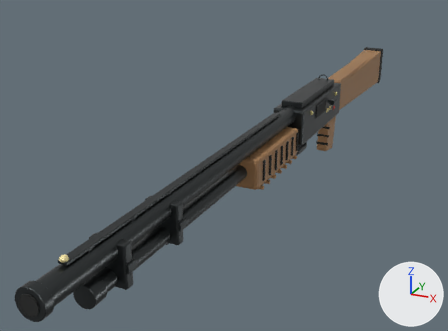
The Blender file weapons_model.blend/shotgun.blend: old version first, new version second.
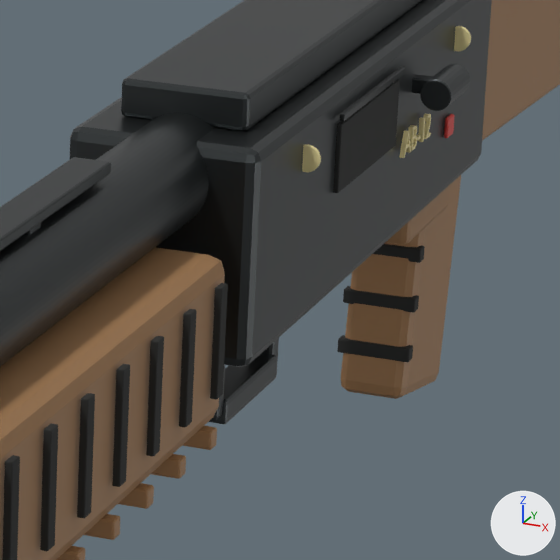
The first picture shows the older version from a camera (50 mm lens) standing at (5.82, -18.14, 5.43) and looking at (-1.53, -3.04, -1.05). The close-ups show the older and then the newer version on the part from 59% to 78% of the width and 26% to 53% of the height of that picture. Only the edits that show in the close-ups are written down. Arrows for +X, +Y and +Z are at lower right; the lights stay in place.

In view in the first close-up: 'Barrel_DarkBlued_Steel', 'Pistol_Grip_Finger_Groove_1', 'Pistol_Grip_Finger_Groove_2', 'Pistol_Grip_Slim_Wood', 'Pump_Foreend_Walnut_Core', 'Pump_Right_Checkering_2', 'Pump_Right_Checkering_3', 'Pump_Right_Checkering_5', 'Receiver_Main_Bevelled', 'Receiver_Top_Strap', 'Right_Ejection_Port_Dark', 'Trigger_Guard_Bottom_Bar', 'Trigger_Guard_Front_Post', 'Trigger_Guard_Rear_Post', 'Vent_Rib_Base', 'Walnut_Stock_Tapered' and 19 more.
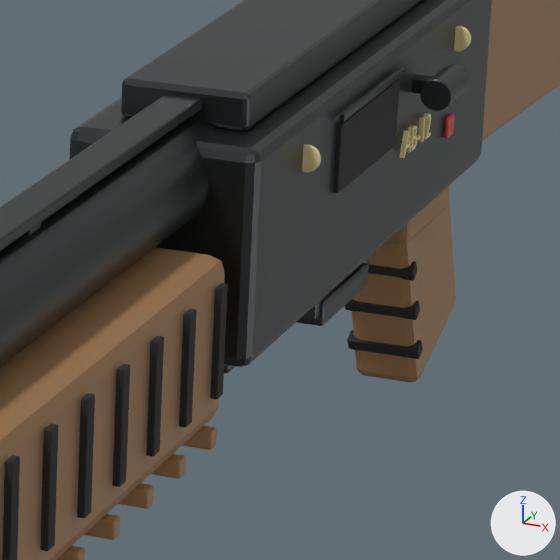
Boxes (x1, y1, x2, y2) around the edits, measured in the close-ups (560 x 560 px):
```json
{"object": "Pistol_Grip_Slim_Wood", "change": "moved, turned", "before": [341, 175, 461, 399], "after": [352, 198, 456, 383]}
{"object": "Vent_Rib_Base", "change": "moved, rescaled", "before": [0, 157, 111, 251], "after": [0, 94, 202, 251]}
{"object": "Trigger_Guard_Bottom_Bar", "change": "moved", "before": [209, 354, 277, 425], "after": [296, 263, 369, 326]}
{"object": "Pistol_Grip_Finger_Groove_2", "change": "moved, turned", "before": [343, 286, 419, 313], "after": [345, 299, 420, 320]}
{"object": "Pistol_Grip_Finger_Groove_1", "change": "moved, turned", "before": [337, 335, 413, 362], "after": [347, 330, 423, 359]}
{"object": "Trigger_Guard_Front_Post", "change": "moved", "before": [211, 365, 225, 420], "after": [299, 300, 321, 322], "on screen": "mostly hidden"}
{"object": "Trigger_Guard_Rear_Post", "change": "moved", "before": [261, 338, 279, 360], "after": [362, 257, 369, 267], "on screen": "mostly hidden"}
```

Edits to the scene script, one JSON object a line:
```json
{"op": "set", "path": "ob_vent_rib_base.location", "old": "(0.0, -7.337, 0.66)", "new": "(0.0, -6.676, 0.66)"}
{"op": "set", "path": "ob_vent_rib_base.scale", "old": "(1.0, 1.0, 1.0)", "new": "(1.0, 1.17, 1.0)"}
{"op": "set", "path": "ob_pistol_grip_slim_wood.location", "old": "(0.0, 1.964, -1.16)", "new": "(0.0, 1.872, -1.021)"}
{"op": "set", "path": "ob_pistol_grip_slim_wood.rotation_euler", "old": "(-0.175, 0.0, 0.0)", "new": "(0.387, 0.0, 0.0)", "note": "degrees (-10, 0, 0) -> degrees (22, 0, 0)"}
{"op": "set", "path": "ob_pistol_grip_finger_groove_1.location", "old": "(0.0, 1.529, -1.55)", "new": "(0.0, 1.712, -1.582)"}
{"op": "set", "path": "ob_pistol_grip_finger_groove_1.rotation_euler", "old": "(0.0, 0.0, 0.0)", "new": "(0.562, 0.0, 0.0)", "note": "degrees (0, 0, 0) -> degrees (32, 0, 0)"}
{"op": "set", "path": "ob_pistol_grip_finger_groove_2.location", "old": "(0.0, 1.582, -1.28)", "new": "(0.0, 1.612, -1.326)"}
{"op": "set", "path": "ob_pistol_grip_finger_groove_2.rotation_euler", "old": "(0.0, 0.0, 0.0)", "new": "(0.562, 0.0, 0.0)", "note": "degrees (0, 0, 0) -> degrees (32, 0, 0)"}
{"op": "set", "path": "ob_trigger_guard_front_post.location", "old": "(0.0, -1.23, -0.77)", "new": "(0.0, 0.244, -0.717)"}
{"op": "set", "path": "ob_trigger_guard_rear_post.location", "old": "(0.0, -0.42, -0.78)", "new": "(0.0, 1.054, -0.727)"}
{"op": "set", "path": "ob_trigger_guard_bottom_bar.location", "old": "(0.0, -0.82, -1.02)", "new": "(0.0, 0.654, -0.967)"}
```
